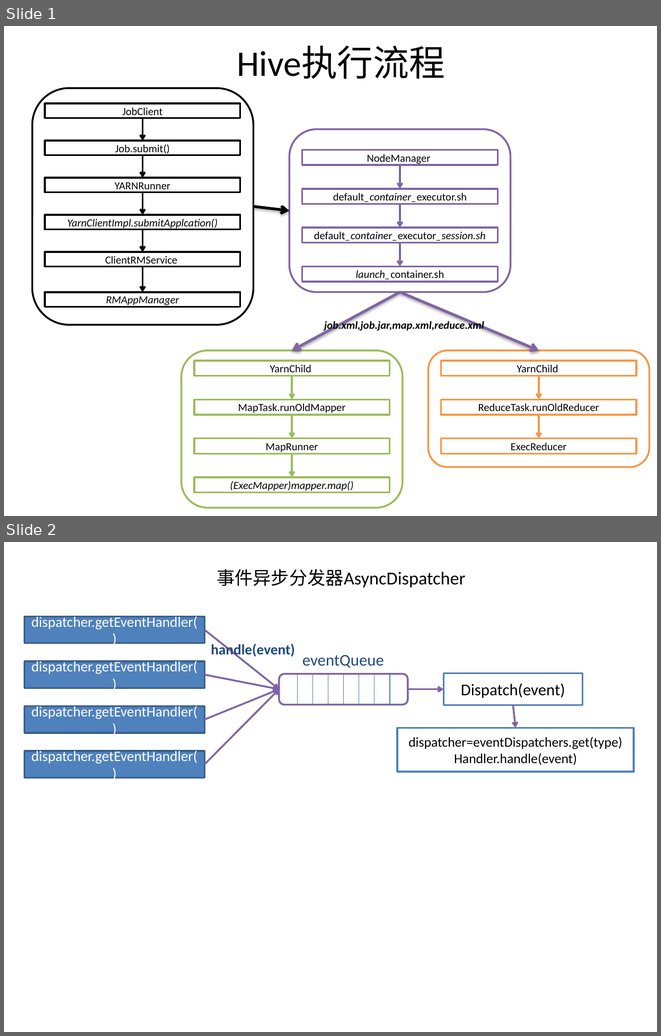
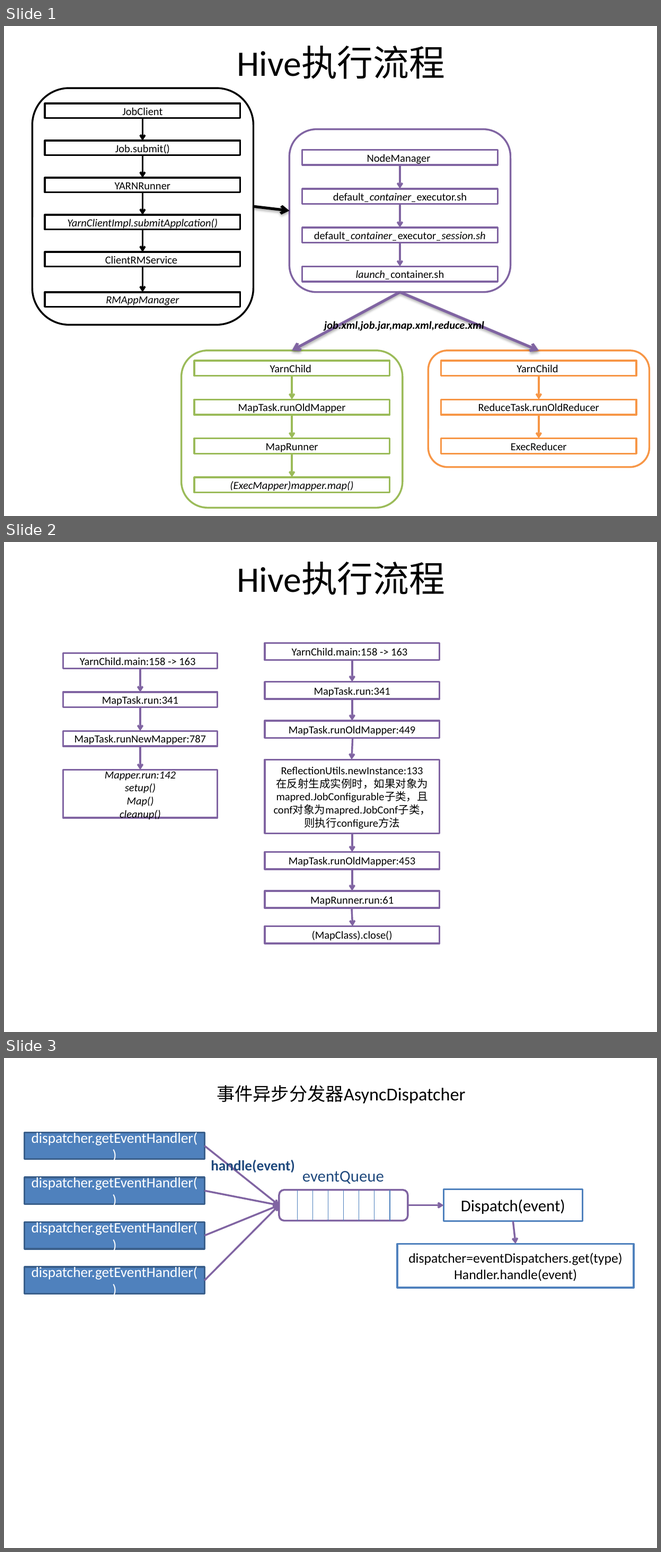
Before and after one commit to wankunde/attachment, a slide deck: Hadoop分析-自用.pptx. Shown one above the other, each under a label of ours: slides 1 and 2 before the commit, slides 1, 2 and 3 after it. The pictures are 661x1036 and 661x1552 pixels, drawn with LibreOffice and Linux fonts; fonts in the diff are those of the drawing. Boxes give left, top, right and bottom in pixels: in the first picture for what was removed or moved away, otherwise in the second. Text is boxed around its words. In the diff, an @@ line names an element or a change of style, - is before the commit and + after.

```diff
--- a/Hadoop分析-自用.pptx
+++ b/Hadoop分析-自用.pptx
@@ slide 2 added at (4, 542, 657, 1032), background #FFFFFF @@
@@ title added at (237, 562, 445, 595), 39.6 pt, text #000000 @@
+Hive执行流程
@@ rectangle added at (265, 643, 439, 660), fill #FFFFFF, outline #8064A2 2 pt, 12 pt, text #000000 @@
+YarnChild.main:158 -> 163
@@ arrow added from (352, 660) to (352, 682), #8064A2 2 pt @@
@@ rectangle added at (265, 682, 439, 699), fill #FFFFFF, outline #8064A2 2 pt, 12 pt, text #000000 @@
+MapTask.run:341
@@ arrow added from (352, 699) to (352, 721), #8064A2 2 pt @@
@@ rectangle added at (265, 721, 439, 738), fill #FFFFFF, outline #8064A2 2 pt, 12 pt, text #000000 @@
+MapTask.runOldMapper:449
@@ group added at (63, 653, 218, 818): 4 rectangles, 3 arrows @@
+YarnChild.main:158 -> 163
+MapTask.run:341
+MapTask.runNewMapper:787
+Mapper.run:142
+setup()
+Map()
+cleanup()
@@ arrow added from (353, 738) to (351, 759), #8064A2 2 pt @@
@@ rectangle added at (265, 759, 439, 833), fill #FFFFFF, outline #8064A2 2 pt, 12 pt, text #000000 @@
+ReflectionUtils.newInstance:133
+在反射生成实例时，如果对象为mapred.JobConfigurable子类，且conf对象为mapred.JobConf子类，则执行configure方法
@@ arrow added from (352, 833) to (352, 852), #8064A2 2 pt @@
@@ rectangle added at (265, 852, 439, 868), fill #FFFFFF, outline #8064A2 2 pt, 12 pt, text #000000 @@
+MapTask.runOldMapper:453
@@ arrow added from (352, 869) to (352, 891), #8064A2 2 pt @@
@@ rectangle added at (265, 891, 439, 908), fill #FFFFFF, outline #8064A2 2 pt, 12 pt, text #000000 @@
+MapRunner.run:61
@@ arrow added from (351, 908) to (353, 926), #8064A2 2 pt @@
@@ rectangle added at (265, 926, 439, 943), fill #FFFFFF, outline #8064A2 2 pt, 12 pt, text #000000 @@
+(MapClass).close()
@@ what was slide 2 is now slide 3 @@
```
Also in this commit, not shown: 2 other files.
